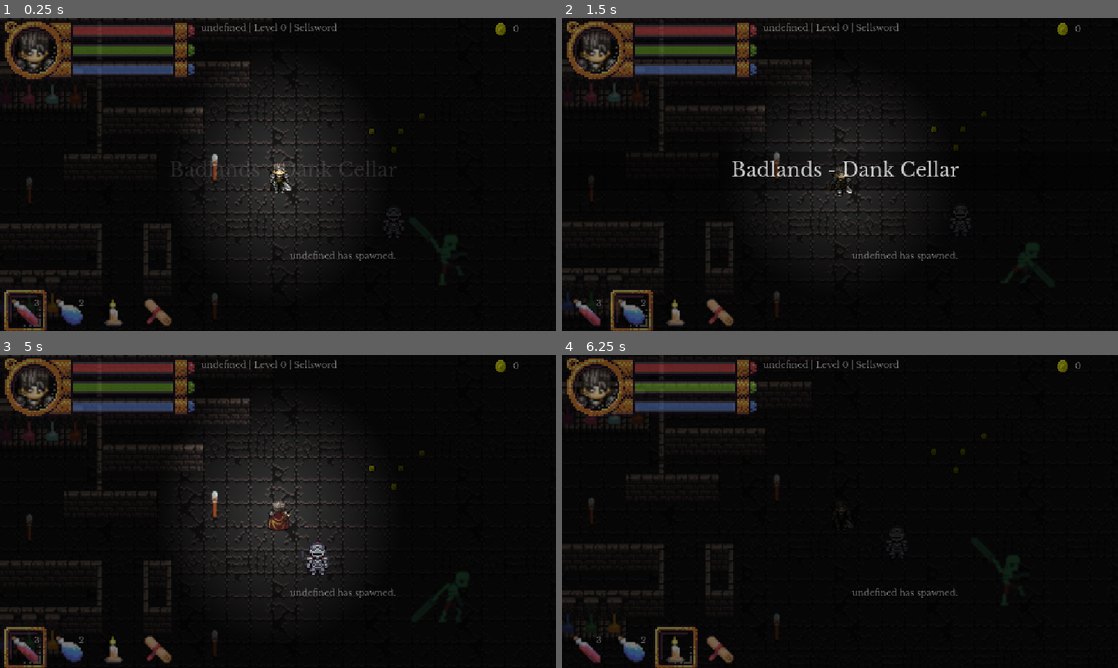
Above: before the commit, frames 1-4 (two rows, left to right).
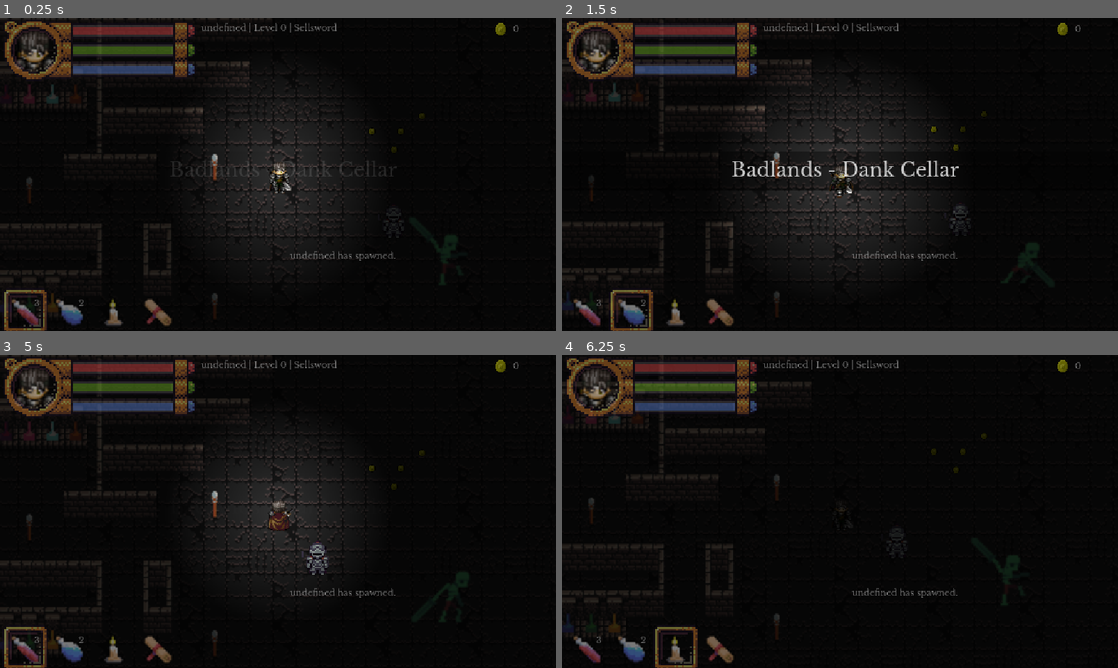
Above: after the commit, the same moments.

Repository: bbm-games/dankcryptic
Game: Godot game, scene res://game.tscn
Two runs of this game, one before a commit and one after it. Both use one fixed random seed, a clock stepped at 60 frames per second and the inputs below. This scene is started directly instead of the project's main scene.
Inputs (mouse positions are in pixels of both pictures, inside the frame that each line leads up to):
- Up to frame 1 (0.25 s): no input
- Up to frame 2 (1.5 s): move the mouse to (962, 158) at 0.52 s; hold Right (item_right) 0.53-1.28 s; hold Right mouse button (block) 0.53-1.28 s; click (962, 158) at 0.67 s; move the mouse to (728, 190) at 1.27 s; hold S (walk_down) from 1.28 s (still down); click (728, 190) at 1.35 s
- Up to frame 3 (5 s): right-click (166, 527) at 1.55 s; move the mouse to (333, 442) at 2.02 s; release S (walk_down) at 2.03 s; hold Right (item_right) 2.03-2.78 s; hold Right mouse button (block) 2.03-2.78 s; move the mouse to (250, 574) at 2.77 s; hold W (walk_up) 2.78-3.53 s; tap E (chat) at 2.85 s; click (250, 574) at 2.92 s; right-click (250, 574) at 3.05 s; move the mouse to (444, 558) at 3.52 s; hold Space (dash) 3.53-4.28 s; hold Left (item_left) from 3.53 s (still down); right-click (444, 558) at 3.8 s; move the mouse to (111, 464) at 4.27 s; tap 1 (item_1) at 4.35 s; right-click (111, 464) at 4.55 s
- Up to frame 4 (6.25 s): move the mouse to (867, 511) at 5.02 s; release Left (item_left) at 5.03 s; hold S (walk_down) 5.03-5.78 s; hold 2 (item_2) 5.03-5.78 s; click (867, 511) at 5.17 s; right-click (867, 511) at 5.3 s; move the mouse to (756, 433) at 5.77 s; hold Right (item_right) from 5.78 s (still down); tap 3 (item_3) at 5.85 s; right-click (756, 433) at 6.05 s

The runs differ from the first frame. In frame 1, less than 0.1% of the frame differs, in the area x 49-52%, y 48-55%; in frame 2, 0.1%; in frame 3, 0.2%, in the area x 32-68%, y 14-71%; in frame 4, nothing differs.

Commit message:
added basic screen shake

Diff:
--- a/game.gd
+++ b/game.gd
@@ -71,6 +71,21 @@
 # to programatically simulate an item_consume input event
 var item_consume_event
 
+# for camera shake effect
+# The starting range of possible offsets using random values
+var RANDOM_SHAKE_STRENGTH: float = 30.0
+# Multiplier for lerping the shake strength to zero
+var SHAKE_DECAY_RATE: float = 5.0
+var shake_strength: float = 0.0
+
+func apply_shake(shake_strength_given := RANDOM_SHAKE_STRENGTH) -> void:
+	shake_strength = shake_strength_given
+
+func get_random_offset() -> Vector2:
+	return Vector2(
+		rng.randf_range(-shake_strength, shake_strength),
+		rng.randf_range(-shake_strength, shake_strength)
+	)
 # Called when the node enters the scene tree for the first time.
 func _ready():
 
@@ -705,6 +720,12 @@
 func _process(delta):
 	time_passed += delta
 	var collision_data
+
+	# screen shake effect if needed
+	# Fade out the intensity over time
+	shake_strength = lerp(shake_strength, 0.0, SHAKE_DECAY_RATE * delta)
+	# Shake by adjusting camera.offset so we can move the camera around the level via it's position
+	player_body.get_node('sprite/Camera2D').offset = get_random_offset()
 
 	# flicker the player's light
 	light.set_scale(Vector2(1,1) + Vector2(rng.randf_range(-.1,.1), rng.randf_range(-.1,.1)))
--- a/player.gd
+++ b/player.gd
@@ -10,16 +10,18 @@
 func take_damage(damage_val):
 	if not main_game_node.block_held:
 		main_game_node.subtractHealth(damage_val)
+		main_game_node.apply_shake(15)
 		get_node('clappedSoundPlayer').play()
 	else:
 		get_node('deflectSoundPlayer').play()
 		if main_game_node.block_held_t_interval < 0.1: # deflection window
 			# deflect all damage
 			get_node('sparks').set_emitting(true)
-			pass
+			main_game_node.apply_shake(5)
 		else:
 			# only partially lose health based on defense level
 			# TODO: make this better
+			main_game_node.apply_shake(10)
 			var frac = damage_val / GlobalVars.player_data['stats']['defense']
 			if frac > 1:
 				frac = 1
